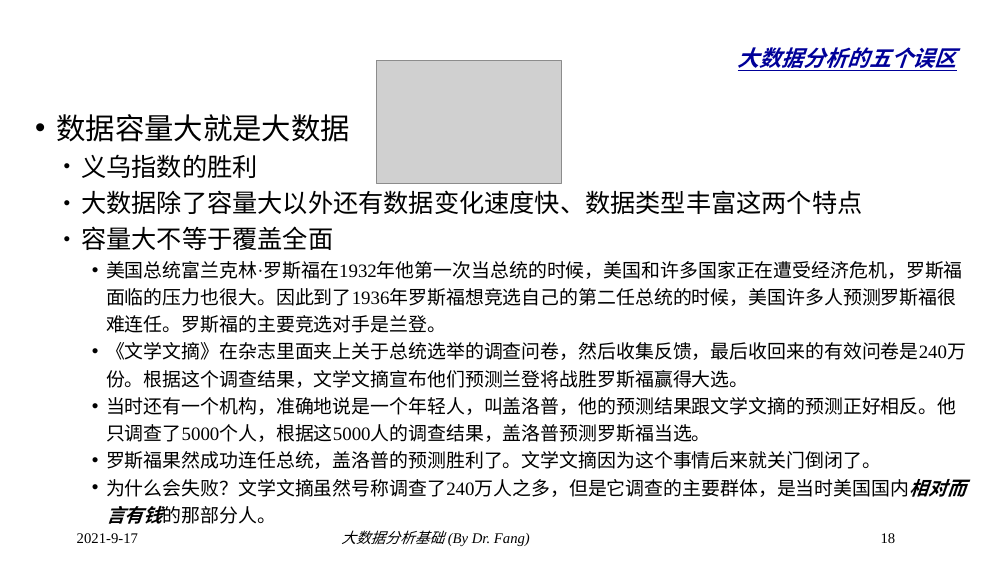
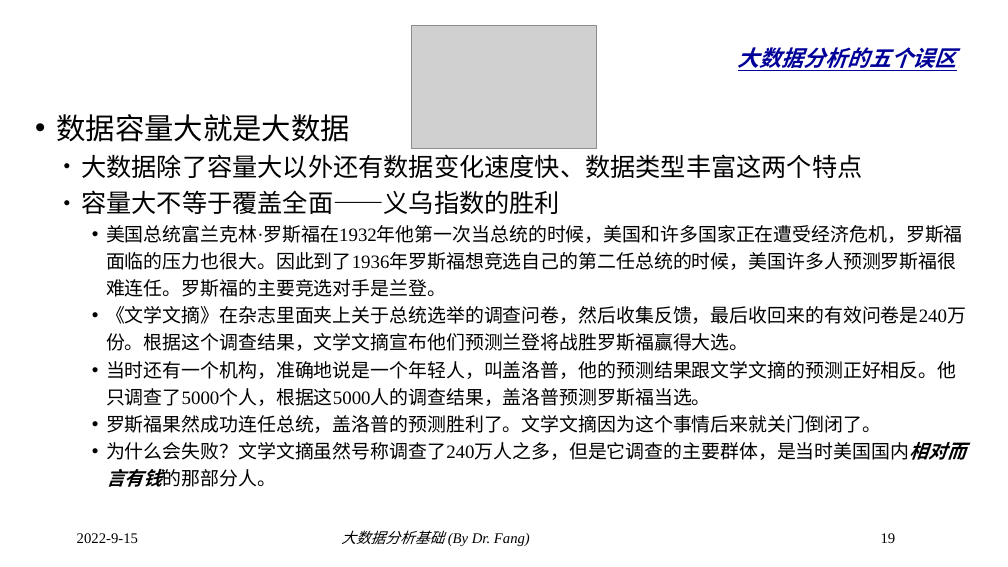
Before and after one commit to dr-fang/BDA, a slide deck: slide 19 of slides/1_Introduction.pptx (slide 18 before the commit). Drawn at 1008x567 pixels with LibreOffice and Linux fonts; fonts in the diff are those of the drawing; grey boxes stand for pictures; background and template pictures are left out. Boxes give left, top, right and bottom in pixels: in the first picture for what was removed or moved away, otherwise in the second. Text is boxed around its words. In the diff, an @@ line names an element or a change of style, - is before the commit and + after.

```diff
--- a/slides/1_Introduction.pptx
+++ b/slides/1_Introduction.pptx
@@ picture: place and size @@
-picture at [377, 60, 561, 184]
+picture at [412, 26, 597, 149]
@@ text at [81, 154, 257, 178]: paragraph removed @@
-  • 义乌指数的胜利
@@ text at [81, 190, 560, 214]: text changed @@
-  • 容量大不等于覆盖全面
+  • 容量大不等于覆盖全面——义乌指数的胜利
@@ text at [77, 533, 138, 543]: text changed @@
-2021-9-17
+2022-9-15
@@ page number at [881, 533, 896, 543]: text changed @@
-18
+19
```
Also in this commit, not shown: 22 other slides changed, 2 slides added.
